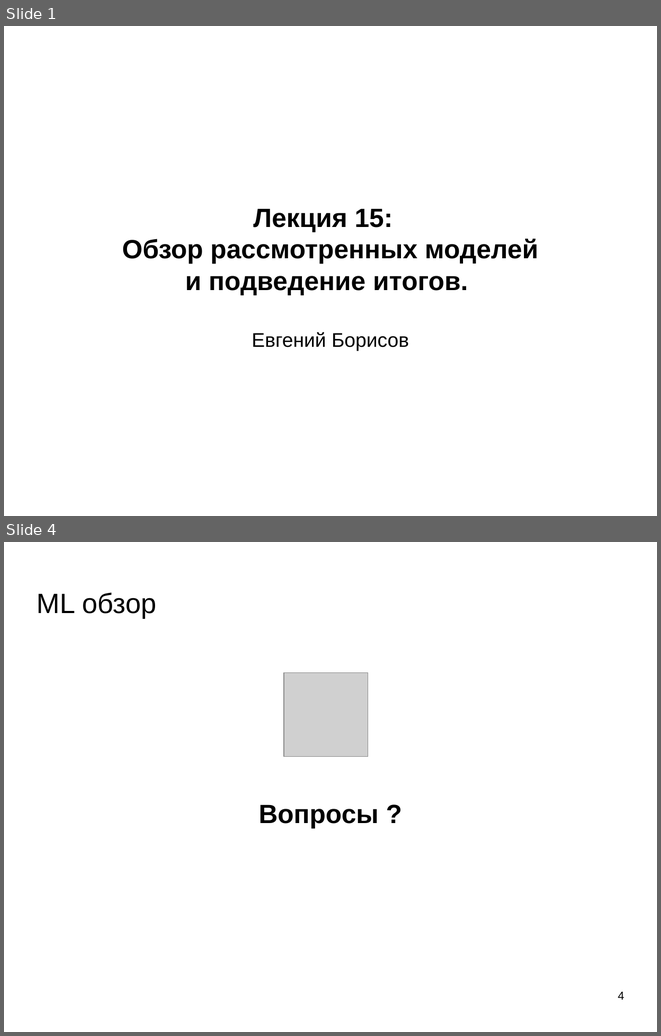
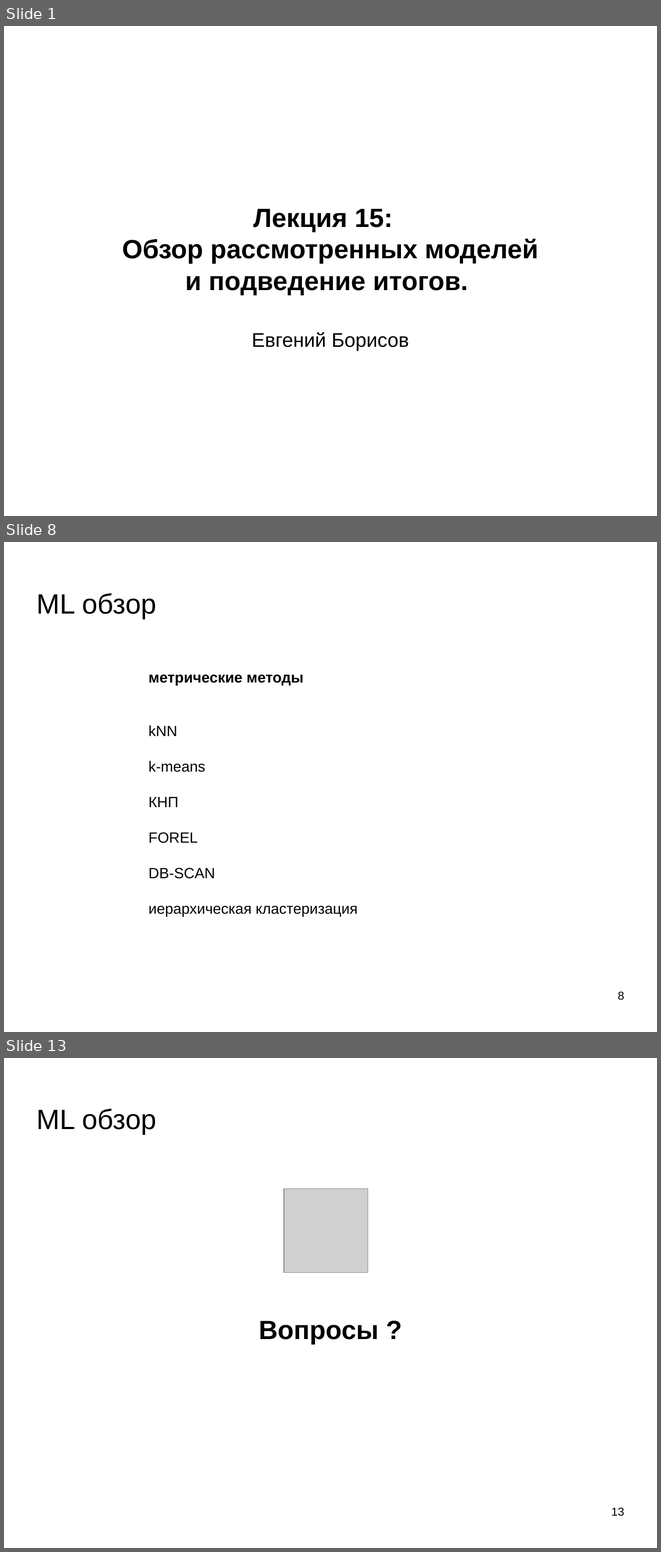
Before and after one commit to mechanoid5/ml_lectorium_legacy, a slide deck: 15-conclusion.odp. Shown one above the other, each under a label of ours: slides 1 and 4 before the commit, slides 1, 8 and 13 after it; the slides between them are not shown. The pictures are 661x1036 and 661x1552 pixels, drawn with LibreOffice and Linux fonts; fonts in the diff are those of the drawing; grey boxes stand for pictures; background and template pictures are left out. Boxes give left, top, right and bottom in pixels: in the first picture for what was removed or moved away, otherwise in the second. Text is boxed around its words. In the diff, an @@ line names an element or a change of style, - is before the commit and + after.

```diff
--- a/15-conclusion.odp
+++ b/15-conclusion.odp
@@ slide 8 added at (4, 542, 657, 1032), background picture (left out) @@
@@ title added at (37, 593, 156, 619), 33.9 pt, text #000000 @@
+ML обзор
@@ text added at (149, 674, 358, 916), 18 pt, text #000000 @@
+метрические методы
+kNN
+k-means
+КНП
+FOREL
+DB-SCAN
+иерархическая кластеризация
@@ page number added at (618, 991, 624, 1000), 14 pt, text #000000 @@
+8
@@ what was slide 4 is now slide 13 @@
@@ page number at (611, 1507, 624, 1516): text changed @@
-4
+13
```
Also in this commit, not shown: 2 slides changed, 8 other slides added.
